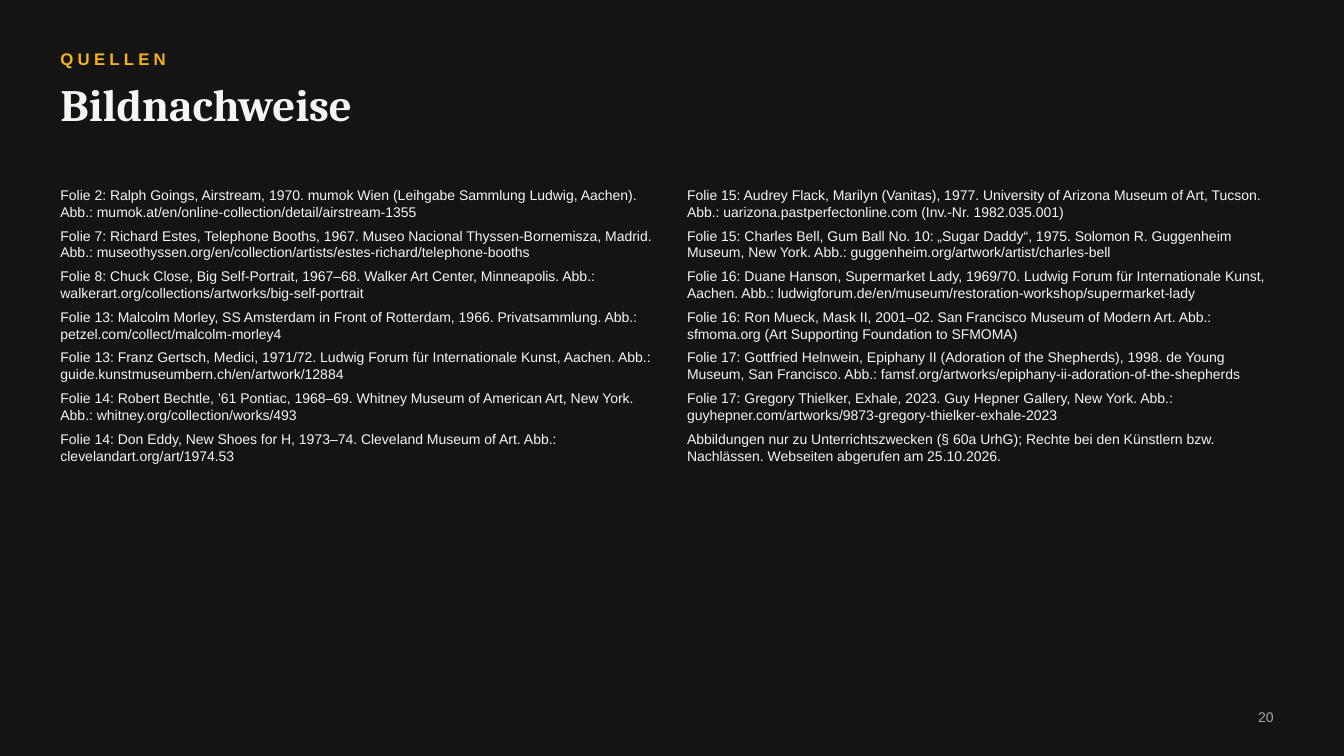
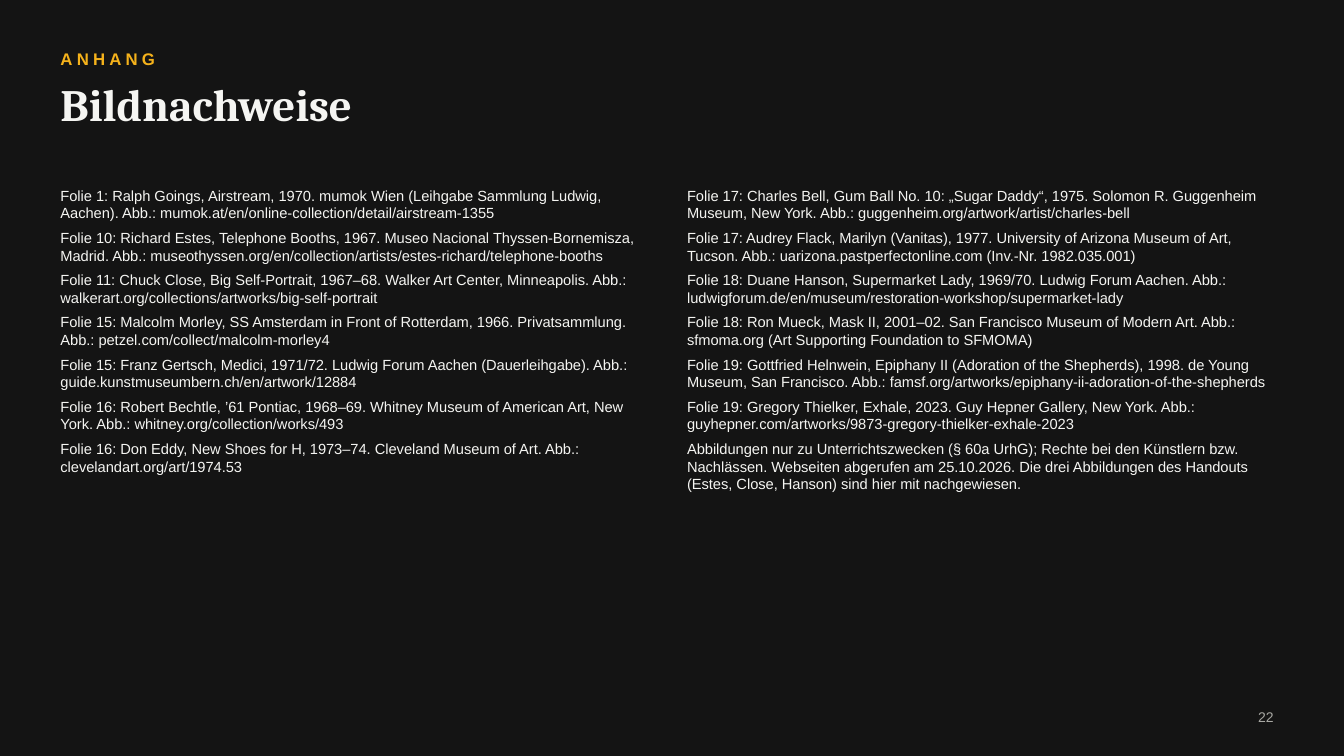
Before and after one commit to Maxxxx69/Claude-, a slide deck: slide 22 of Fotorealismus_Hyperrealismus.pptx (slide 20 before the commit). Drawn at 1344x756 pixels with LibreOffice and Linux fonts; fonts in the diff are those of the drawing. Boxes give left, top, right and bottom in pixels: in the first picture for what was removed or moved away, otherwise in the second. Text is boxed around its words. In the diff, an @@ line names an element or a change of style, - is before the commit and + after.

```diff
--- a/Fotorealismus_Hyperrealismus.pptx
+++ b/Fotorealismus_Hyperrealismus.pptx
@@ text at box(60, 53, 155, 65): text changed @@
-QUELLEN
+ANHANG
@@ text at box(60, 190, 634, 475): text changed; size 10 to 10.5 pt @@
-Folie 2: Ralph Goings, Airstream, 1970. mumok Wien (Leihgabe Sammlung Ludwig, Aachen). Abb.: mumok.at/en/online-collection/detail/airstream-1355
-Folie 7: Richard Estes, Telephone Booths, 1967. Museo Nacional Thyssen-Bornemisza, Madrid. Abb.: museothyssen.org/en/collection/artists/estes-richard/telephone-booths
-Folie 8: Chuck Close, Big Self-Portrait, 1967–68. Walker Art Center, Minneapolis. Abb.: walkerart.org/collections/artworks/big-self-portrait
-Folie 13: Malcolm Morley, SS Amsterdam in Front of Rotterdam, 1966. Privatsammlung. Abb.: petzel.com/collect/malcolm-morley4
-Folie 13: Franz Gertsch, Medici, 1971/72. Ludwig Forum für Internationale Kunst, Aachen. Abb.: guide.kunstmuseumbern.ch/en/artwork/12884
-Folie 14: Robert Bechtle, ’61 Pontiac, 1968–69. Whitney Museum of American Art, New York. Abb.: whitney.org/collection/works/493
-Folie 14: Don Eddy, New Shoes for H, 1973–74. Cleveland Museum of Art. Abb.: clevelandart.org/art/1974.53
+Folie 1: Ralph Goings, Airstream, 1970. mumok Wien (Leihgabe Sammlung Ludwig, Aachen). Abb.: mumok.at/en/online-collection/detail/airstream-1355
+Folie 10: Richard Estes, Telephone Booths, 1967. Museo Nacional Thyssen-Bornemisza, Madrid. Abb.: museothyssen.org/en/collection/artists/estes-richard/telephone-booths
+Folie 11: Chuck Close, Big Self-Portrait, 1967–68. Walker Art Center, Minneapolis. Abb.: walkerart.org/collections/artworks/big-self-portrait
+Folie 15: Malcolm Morley, SS Amsterdam in Front of Rotterdam, 1966. Privatsammlung. Abb.: petzel.com/collect/malcolm-morley4
+Folie 15: Franz Gertsch, Medici, 1971/72. Ludwig Forum Aachen (Dauerleihgabe). Abb.: guide.kunstmuseumbern.ch/en/artwork/12884
+Folie 16: Robert Bechtle, ’61 Pontiac, 1968–69. Whitney Museum of American Art, New York. Abb.: whitney.org/collection/works/493
+Folie 16: Don Eddy, New Shoes for H, 1973–74. Cleveland Museum of Art. Abb.: clevelandart.org/art/1974.53
@@ text at box(687, 190, 1266, 492): text changed; size 10 to 10.5 pt @@
-Folie 15: Audrey Flack, Marilyn (Vanitas), 1977. University of Arizona Museum of Art, Tucson. Abb.: uarizona.pastperfectonline.com (Inv.-Nr. 1982.035.001)
-Folie 15: Charles Bell, Gum Ball No. 10: „Sugar Daddy“, 1975. Solomon R. Guggenheim Museum, New York. Abb.: guggenheim.org/artwork/artist/charles-bell
-Folie 16: Duane Hanson, Supermarket Lady, 1969/70. Ludwig Forum für Internationale Kunst, Aachen. Abb.: ludwigforum.de/en/museum/restoration-workshop/supermarket-lady
-Folie 16: Ron Mueck, Mask II, 2001–02. San Francisco Museum of Modern Art. Abb.: sfmoma.org (Art Supporting Foundation to SFMOMA)
-Folie 17: Gottfried Helnwein, Epiphany II (Adoration of the Shepherds), 1998. de Young Museum, San Francisco. Abb.: famsf.org/artworks/epiphany-ii-adoration-of-the-shepherds
-Folie 17: Gregory Thielker, Exhale, 2023. Guy Hepner Gallery, New York. Abb.: guyhepner.com/artworks/9873-gregory-thielker-exhale-2023
-Abbildungen nur zu Unterrichtszwecken (§ 60a UrhG); Rechte bei den Künstlern bzw. Nachlässen. Webseiten abgerufen am 25.10.2026.
+Folie 17: Charles Bell, Gum Ball No. 10: „Sugar Daddy“, 1975. Solomon R. Guggenheim Museum, New York. Abb.: guggenheim.org/artwork/artist/charles-bell
+Folie 17: Audrey Flack, Marilyn (Vanitas), 1977. University of Arizona Museum of Art, Tucson. Abb.: uarizona.pastperfectonline.com (Inv.-Nr. 1982.035.001)
+Folie 18: Duane Hanson, Supermarket Lady, 1969/70. Ludwig Forum Aachen. Abb.: ludwigforum.de/en/museum/restoration-workshop/supermarket-lady
+Folie 18: Ron Mueck, Mask II, 2001–02. San Francisco Museum of Modern Art. Abb.: sfmoma.org (Art Supporting Foundation to SFMOMA)
+Folie 19: Gottfried Helnwein, Epiphany II (Adoration of the Shepherds), 1998. de Young Museum, San Francisco. Abb.: famsf.org/artworks/epiphany-ii-adoration-of-the-shepherds
+Folie 19: Gregory Thielker, Exhale, 2023. Guy Hepner Gallery, New York. Abb.: guyhepner.com/artworks/9873-gregory-thielker-exhale-2023
+Abbildungen nur zu Unterrichtszwecken (§ 60a UrhG); Rechte bei den Künstlern bzw. Nachlässen. Webseiten abgerufen am 25.10.2026. Die drei Abbildungen des Handouts (Estes, Close, Hanson) sind hier mit nachgewiesen.
@@ page number at box(1258, 712, 1274, 722): text changed @@
-20
+22
```
Also in this commit, not shown: 17 other slides changed, 4 slides added, 2 slides removed, 6 other files.
